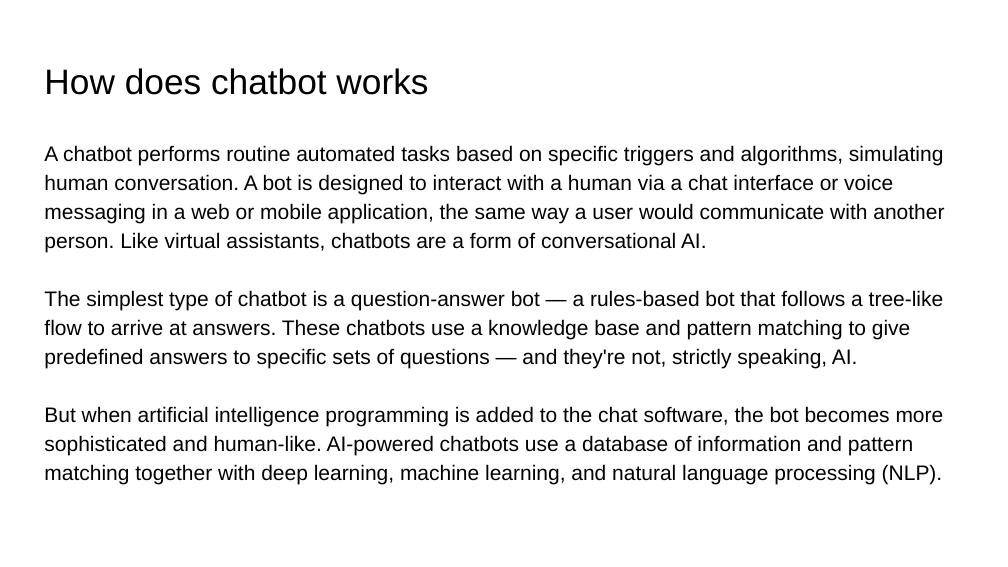
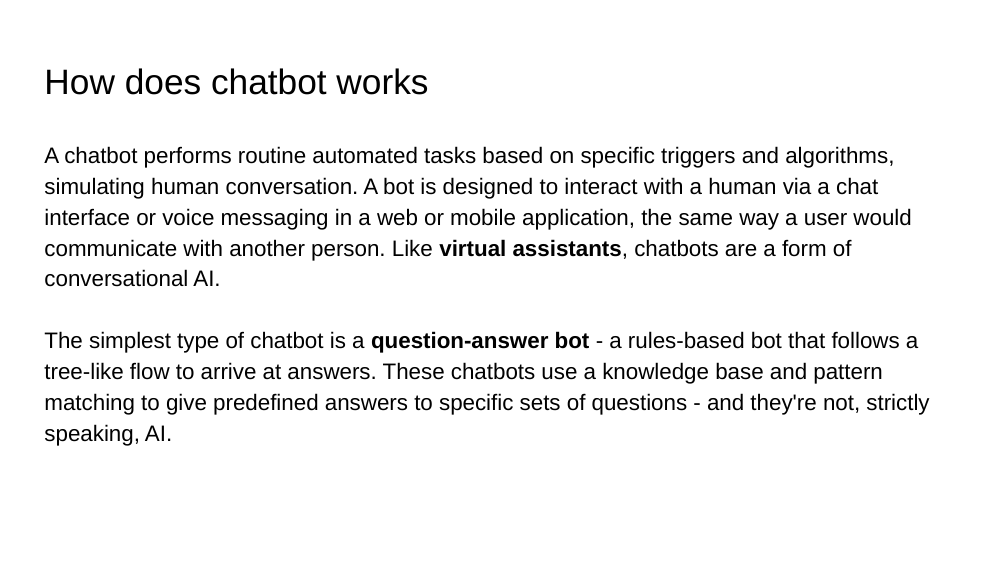
Before and after one commit to saurabhjojare/Chatbot-Response-System, a slide deck: slide 13 of Chatbot Response System.pptx (slide 11 before the commit). Drawn at 1008x567 pixels with LibreOffice and Linux fonts; fonts in the diff are those of the drawing. Boxes give left, top, right and bottom in pixels: in the first picture for what was removed or moved away, otherwise in the second. Text is boxed around its words. In the diff, an @@ line names an element or a change of style, - is before the commit and + after.

```diff
--- a/Chatbot Response System.pptx
+++ b/Chatbot Response System.pptx
@@ text at (x1=44, y1=146, x2=911, y2=287): size 15 to 16 pt in "A chatbot performs routine automated tasks based ..."; bold on in "virtual assistants," @@
@@ text at (x1=44, y1=331, x2=929, y2=446): text changed; size 15 to 16 pt @@
-The simplest type of chatbot is a question-answer bot — a rules-based bot that follows a tree-like flow to arrive at answers. These chatbots use a knowledge base and pattern matching to give predefined answers to specific sets of questions — and they're not, strictly speaking, AI.
-But when artificial intelligence programming is added to the chat software, the bot becomes more sophisticated and human-like. AI-powered chatbots use a database of information and pattern matching together with deep learning, machine learning, and natural language processing (NLP).
+The simplest type of chatbot is a question-answer bot - a rules-based bot that follows a tree-like flow to arrive at answers. These chatbots use a knowledge base and pattern matching to give predefined answers to specific sets of questions - and they're not, strictly speaking, AI.
```
Also in this commit, not shown: 12 other slides changed, 3 slides added, 1 other file.
